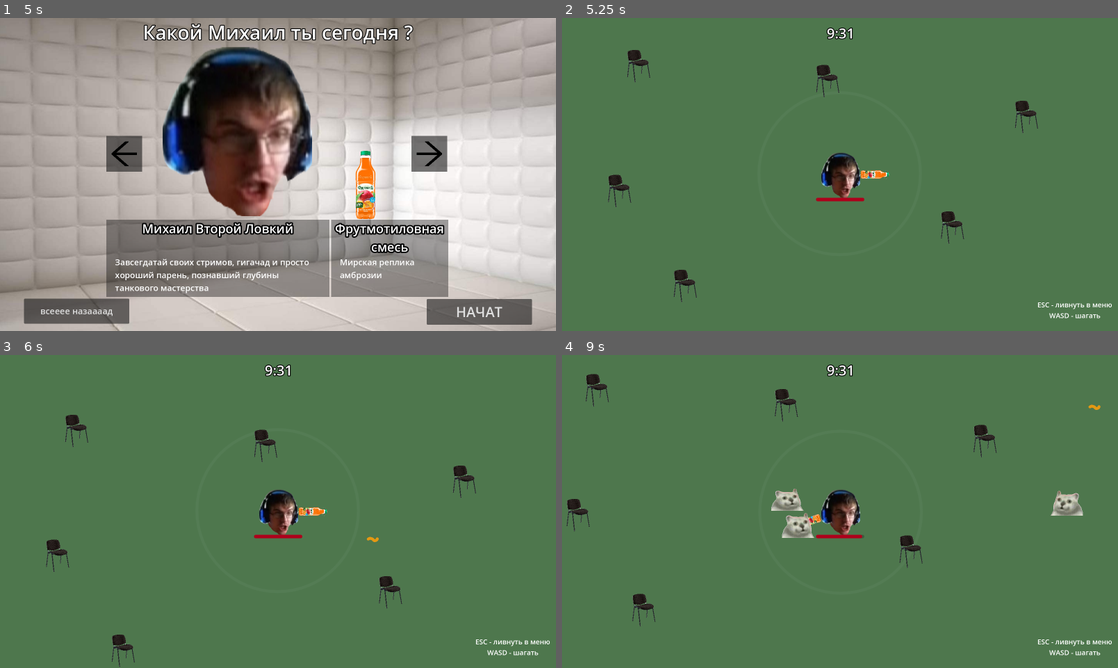
Above: before the commit, frames 1-4 (two rows, left to right).
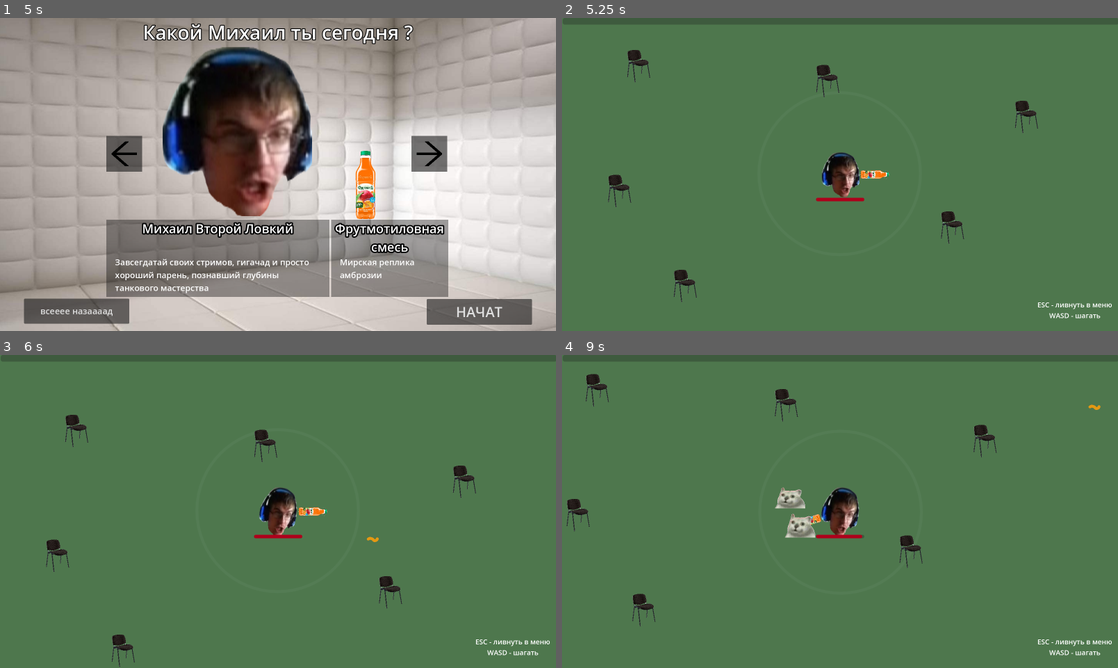
Above: after the commit, the same moments.

Repository: ilyabasisty/mtsia-survivors
Game: Godot game, scene res://src/scenes/splash_screen.tscn
Same seed, same stepped clock (60 frames per second), same inputs: the game is played once before the commit and once after it.
Inputs (mouse positions are in pixels of both pictures, inside the frame that each line leads up to):
- Up to frame 1 (5 s): tap Enter at 0.5, 2 s; move the mouse to (400, 158) at 0.52 s; hold D (move_right) 0.53-1.28 s; tap Space at 1.25 s; move the mouse to (166, 190) at 1.27 s; hold S (move_down) 1.28-2.03 s; move the mouse to (333, 105) at 2.02 s; hold D (move_right) 2.03-2.75 s; click "ЗАПУСТЫТ СЕРВЕР" at 2.75 s; click "всееее назаааад" at 3.5 s; click "ЗАПУСТЫТ СЕРВЕР" at 4.25 s
- Up to frame 2 (5.25 s): click "НАЧАТ" at 5 s
- Up to frame 3 (6 s): tap Space at 5.75 s; move the mouse to (250, 574) at 5.77 s; hold W (move_up) from 5.78 s (still down)
- Up to frame 4 (9 s): move the mouse to (1006, 558) at 6.52 s; release W (move_up) at 6.53 s; hold A (move_left) 6.53-8.03 s; move the mouse to (673, 464) at 7.27 s; move the mouse to (867, 511) at 8.02 s; hold S (move_down) 8.03-8.78 s; move the mouse to (756, 433) at 8.77 s; hold D (move_right) from 8.78 s (still down)

Frame 1 is identical in both runs. In frame 2, 2.3% of the frame differs, in the area x 0-100%, y 0-58%; in frame 3, 2.5%; in frame 4, 3.3%, in the area x 0-100%, y 0-59%.

Commit message:
add game over and fixes

Diff:
--- a/project.godot
+++ b/project.godot
@@ -21,6 +21,7 @@
 PreLoader="*res://src/scripts/pre_loader.gd"
 Characters="*res://src/datass/characters.gd"
 Weapons="*res://src/datass/weapons.gd"
+Enemies="*res://src/datass/enemies.gd"
 
 [display]
 
--- /dev/null
+++ b/src/datass/enemies.gd
@@ -0,0 +1,12 @@
+extends Node
+
+var ENEMIES = [
+	{
+		"image": load("res://assets/images/enemies/the_Cat_alph.png"),
+		"max_in_swarm": 2,
+	},
+	{
+		"image": load("res://assets/images/enemies/pepega_1.png"),
+		"max_in_swarm": 3,
+	},
+]
--- a/src/enemies/mob.gd
+++ b/src/enemies/mob.gd
@@ -7,7 +7,12 @@
 @onready var player = get_node("/root/Game/Player")
 
 func _ready() -> void:
+	Global.swarm_changed.connect(setup_mob)
+	setup_mob()
 	%Mob.play_walk_animation()
+
+func setup_mob():
+	$Mob/TextureRect.texture = Enemies.ENEMIES[Global.select_enemy_id].image
 
 func _physics_process(delta: float) -> void:
 	var direction = global_position.direction_to(player.global_position)
@@ -25,4 +30,5 @@
 	%Mob.play_hit_animation()
 
 	if health <= 0:
+		Global.dead_count_in_current_swarm += 1
 		queue_free()
--- a/src/enemies/mob.tscn
+++ b/src/enemies/mob.tscn
@@ -50,6 +50,18 @@
 "update": 0,
 "values": [Color(1, 1, 1, 1), Color(0.937189, 0.545596, 0.567352, 1), Color(1, 1, 1, 1)]
 }
+tracks/1/type = "value"
+tracks/1/imported = false
+tracks/1/enabled = true
+tracks/1/path = NodePath("TextureRect:modulate")
+tracks/1/interp = 1
+tracks/1/loop_wrap = true
+tracks/1/keys = {
+"times": PackedFloat32Array(0, 0.1, 0.2),
+"transitions": PackedFloat32Array(1, 1, 1),
+"update": 0,
+"values": [Color(1, 1, 1, 1), Color(0.937189, 0.545596, 0.567352, 1), Color(1, 1, 1, 1)]
+}
 
 [sub_resource type="Animation" id="Animation_2adgq"]
 resource_name = "walk"
@@ -62,6 +74,18 @@
 tracks/0/interp = 1
 tracks/0/loop_wrap = true
 tracks/0/keys = {
+"times": PackedFloat32Array(0, 0.5, 1),
+"transitions": PackedFloat32Array(1, 1, 1),
+"update": 0,
+"values": [Vector2(0.25641, 0.25641), Vector2(0.25641, 0.217949), Vector2(0.25641, 0.25641)]
+}
+tracks/1/type = "value"
+tracks/1/imported = false
+tracks/1/enabled = true
+tracks/1/path = NodePath("TextureRect:scale")
+tracks/1/interp = 1
+tracks/1/loop_wrap = true
+tracks/1/keys = {
 "times": PackedFloat32Array(0, 0.5, 1),
 "transitions": PackedFloat32Array(1, 1, 1),
 "update": 0,
@@ -89,6 +113,7 @@
 script = ExtResource("1_1ud24")
 
 [node name="TheCat" type="Sprite2D" parent="Mob"]
+visible = false
 scale = Vector2(0.25641, 0.25641)
 texture = ExtResource("3_g7fti")
 
@@ -96,3 +121,11 @@
 libraries = {
 "": SubResource("AnimationLibrary_k2eyq")
 }
+
+[node name="TextureRect" type="TextureRect" parent="Mob"]
+offset_left = -43.0
+offset_top = -36.0
+offset_right = 312.0
+offset_bottom = 260.0
+scale = Vector2(0.25641, 0.25641)
+expand_mode = 1
--- a/src/player/player.tscn
+++ b/src/player/player.tscn
@@ -63,6 +63,18 @@
 "update": 0,
 "values": [0.0, 0.0]
 }
+tracks/2/type = "value"
+tracks/2/imported = false
+tracks/2/enabled = true
+tracks/2/path = NodePath("Misha/TextureRect:scale")
+tracks/2/interp = 1
+tracks/2/loop_wrap = true
+tracks/2/keys = {
+"times": PackedFloat32Array(0, 0.5, 1),
+"transitions": PackedFloat32Array(1, 1, 1),
+"update": 0,
+"values": [Vector2(0.358333, 0.358333), Vector2(0.358333, 0.347291), Vector2(0.358333, 0.358333)]
+}
 
 [sub_resource type="Animation" id="Animation_q67fm"]
 resource_name = "walk"
@@ -92,6 +104,30 @@
 "update": 0,
 "values": [Vector2(0.358333, 0.358333), Vector2(0.349389, 0.402578), Vector2(0.358333, 0.358333), Vector2(0.327826, 0.412116), Vector2(0.358333, 0.358333)]
 }
+tracks/2/type = "value"
+tracks/2/imported = false
+tracks/2/enabled = true
+tracks/2/path = NodePath("Misha/TextureRect:scale")
+tracks/2/interp = 1
+tracks/2/loop_wrap = true
+tracks/2/keys = {
+"times": PackedFloat32Array(0, 0.25, 0.5, 0.75, 1),
+"transitions": PackedFloat32Array(1, 1, 1, 1, 1),
+"update": 0,
+"values": [Vector2(0.358333, 0.358333), Vector2(0.349389, 0.402578), Vector2(0.358333, 0.358333), Vector2(0.327826, 0.412116), Vector2(0.358333, 0.358333)]
+}
+tracks/3/type = "value"
+tracks/3/imported = false
+tracks/3/enabled = true
+tracks/3/path = NodePath("Misha/TextureRect:rotation")
+tracks/3/interp = 1
+tracks/3/loop_wrap = true
+tracks/3/keys = {
+"times": PackedFloat32Array(0, 0.25, 0.5, 0.75, 1),
+"transitions": PackedFloat32Array(1, 1, 1, 1, 1),
+"update": 0,
+"values": [0.0, 0.261799, 0.0, -0.261799, 0.0]
+}
 
 [sub_resource type="AnimationLibrary" id="AnimationLibrary_rwsky"]
 _data = {
@@ -127,16 +163,18 @@
 }
 
 [node name="MishaTheAgileMan" type="Sprite2D" parent="Misha"]
+visible = false
 position = Vector2(0, -3.57628e-07)
 scale = Vector2(0.358333, 0.358333)
 texture = ExtResource("1_0u281")
 
 [node name="TextureRect" type="TextureRect" parent="Misha"]
-offset_left = -54.0
-offset_top = -63.0
-offset_right = 105.0
-offset_bottom = 122.0
-scale = Vector2(0.701912, 0.701912)
+offset_left = -149.0
+offset_top = -177.0
+offset_right = 152.0
+offset_bottom = 186.0
+scale = Vector2(0.358333, 0.358333)
+pivot_offset = Vector2(150.698, 175.814)
 expand_mode = 1
 
 [node name="Camera2D" type="Camera2D" parent="."]
--- a/src/scenes/game.gd
+++ b/src/scenes/game.gd
@@ -1,8 +1,29 @@
 extends Node2D
+
+var current_enemy
 
 
 func _ready() -> void:
-	pass
+	setup_spawned_mob()
+
+
+func _process(delta: float) -> void:
+	if Global.dead_count_in_current_swarm == Global.max_swarm_count:
+		setup_spawned_mob()
+
+
+func setup_spawned_mob():
+	if Global.select_enemy_id < Enemies.ENEMIES.size() - 1:
+		Global.select_enemy_id += 1
+		Global.dead_count_in_current_swarm = 0
+		Global.spawn_count_in_current_swarm = 0
+		current_enemy = Enemies.ENEMIES[Global.select_enemy_id]
+		Global.max_swarm_count = current_enemy.max_in_swarm
+		Global.swarm_changed.emit()
+	else:
+		$GameOver/ColorRect/Label.text = "Молодец"
+		%GameOver.visible = true
+		get_tree().paused = true
 
 
 func spawn_mob():
@@ -10,6 +31,7 @@
 	%PathFollow2D.progress_ratio = randf()
 	new_mob.global_position = %PathFollow2D.global_position
 	add_child(new_mob)
+	Global.spawn_count_in_current_swarm += 1
 
 
 func _input(event: InputEvent) -> void:
@@ -18,4 +40,15 @@
 
 
 func _on_spawn_timer_timeout() -> void:
-	spawn_mob()
+	if (Global.spawn_count_in_current_swarm < Global.max_swarm_count):
+		spawn_mob()
+
+
+func _on_player_health_deplated() -> void:
+	%GameOver.visible = true
+	get_tree().paused = true
+
+
+func _on_button_button_down() -> void:
+	get_tree().paused = false
+	get_tree().change_scene_to_file("res://src/scenes/menu.tscn")
--- a/src/scenes/game.tscn
+++ b/src/scenes/game.tscn
@@ -8,9 +8,15 @@
 
 [sub_resource type="Curve2D" id="Curve2D_2wv1f"]
 _data = {
-"points": PackedVector2Array(0, 0, 0, 0, -82, -97, 0, 0, 0, 0, 1721, -109, 0, 0, 0, 0, 1728, 1047, 0, 0, 0, 0, -85, 1018, 0, 0, 0, 0, -82, -97)
+"points": PackedVector2Array(0, 0, 0, 0, -82, -97, 0, 0, 0, 0, 1727, -94, 0, 0, 0, 0, 1728, 1047, 0, 0, 0, 0, -85, 1018, 0, 0, 0, 0, -82, -97)
 }
 point_count = 5
+
+[sub_resource type="LabelSettings" id="LabelSettings_vhn1w"]
+font_size = 80
+font_color = Color(0.869647, 0, 0.213595, 1)
+outline_size = 9
+outline_color = Color(0, 0, 0, 1)
 
 [node name="Game" type="Node2D"]
 y_sort_enabled = true
@@ -39,7 +45,7 @@
 [node name="PathFollow2D" type="PathFollow2D" parent="Player/Path2D"]
 unique_name_in_owner = true
 position = Vector2(-82, -97)
-rotation = -0.00665548
+rotation = 0.00165837
 
 [node name="HUD" parent="Player" instance=ExtResource("2_k18lv")]
 position = Vector2(-798, -450)
@@ -67,4 +73,58 @@
 [node name="SpawnTimer" type="Timer" parent="."]
 autostart = true
 
+[node name="GameOver" type="CanvasLayer" parent="."]
+unique_name_in_owner = true
+process_mode = 2
+visible = false
+
+[node name="ColorRect" type="ColorRect" parent="GameOver"]
+anchors_preset = 8
+anchor_left = 0.5
+anchor_top = 0.5
+anchor_right = 0.5
+anchor_bottom = 0.5
+offset_left = -415.5
+offset_top = -237.0
+offset_right = 415.5
+offset_bottom = 237.0
+grow_horizontal = 2
+grow_vertical = 2
+color = Color(0.180392, 0.180392, 0.180392, 0.294118)
+
+[node name="Label" type="Label" parent="GameOver/ColorRect"]
+layout_mode = 1
+anchors_preset = 8
+anchor_left = 0.5
+anchor_top = 0.5
+anchor_right = 0.5
+anchor_bottom = 0.5
+offset_left = -244.0
+offset_top = -48.0
+offset_right = 244.0
+offset_bottom = 48.0
+grow_horizontal = 2
+grow_vertical = 2
+text = "Игра кончена"
+label_settings = SubResource("LabelSettings_vhn1w")
+horizontal_alignment = 1
+vertical_alignment = 1
+
+[node name="Button" type="Button" parent="GameOver/ColorRect"]
+layout_mode = 1
+anchors_preset = 7
+anchor_left = 0.5
+anchor_top = 1.0
+anchor_right = 0.5
+anchor_bottom = 1.0
+offset_left = 143.0
+offset_top = -79.0
+offset_right = 280.0
+offset_bottom = -32.0
+grow_horizontal = 2
+grow_vertical = 0
+text = "Уйти"
+
+[connection signal="health_deplated" from="Player" to="." method="_on_player_health_deplated"]
 [connection signal="timeout" from="SpawnTimer" to="." method="_on_spawn_timer_timeout"]
+[connection signal="button_down" from="GameOver/ColorRect/Button" to="." method="_on_button_button_down"]
--- a/src/scenes/hud.gd
+++ b/src/scenes/hud.gd
@@ -1 +1,13 @@
 extends Node2D
+
+
+func _ready() -> void:
+	$Control/ProgressBar.max_value = Global.max_swarm_count
+	Global.swarm_changed.connect(setup_hud)
+
+func setup_hud():
+	$Control/ProgressBar.max_value = Global.max_swarm_count
+
+
+func _process(delta: float) -> void:
+	$Control/ProgressBar.value = Global.dead_count_in_current_swarm
--- a/src/scenes/hud.tscn
+++ b/src/scenes/hud.tscn
@@ -9,6 +9,9 @@
 font_size = 40
 outline_size = 9
 outline_color = Color(0, 0, 0, 1)
+
+[sub_resource type="StyleBoxFlat" id="StyleBoxFlat_76jcw"]
+bg_color = Color(0.158805, 0.459681, 0.690096, 1)
 
 [node name="HUD" type="Node2D"]
 script = ExtResource("1_81jtt")
@@ -37,15 +40,28 @@
 vertical_alignment = 1
 
 [node name="stopwatch" type="Label" parent="Control"]
+visible = false
 layout_mode = 1
 anchors_preset = 5
 anchor_left = 0.5
 anchor_right = 0.5
-offset_left = -217.0
-offset_right = 217.0
-offset_bottom = 87.0
+offset_left = -135.0
+offset_top = 19.0
+offset_right = 135.0
+offset_bottom = 81.0
 grow_horizontal = 2
 text = "9:31"
 label_settings = SubResource("LabelSettings_ndnfa")
 horizontal_alignment = 1
 vertical_alignment = 1
+
+[node name="ProgressBar" type="ProgressBar" parent="Control"]
+layout_mode = 1
+anchors_preset = 10
+anchor_right = 1.0
+offset_bottom = 19.0
+grow_horizontal = 2
+theme_override_styles/fill = SubResource("StyleBoxFlat_76jcw")
+max_value = 10.0
+step = 1.0
+show_percentage = false
--- a/src/scripts/global.gd
+++ b/src/scripts/global.gd
@@ -1,3 +1,10 @@
 extends Node
 
+signal swarm_changed
+
 var select_character_id = 0
+var select_enemy_id = -1
+
+var max_swarm_count = 10
+var spawn_count_in_current_swarm = 0
+var dead_count_in_current_swarm = 0
Binary file added: assets/images/enemies/pepega_1.png
Not shown, added: assets/images/enemies/pepega_1.png.import
Not shown: 1 places in src/scenes/game.tscn that only renumber resources
Not shown: 1 places in src/scenes/hud.tscn that only renumber resources
